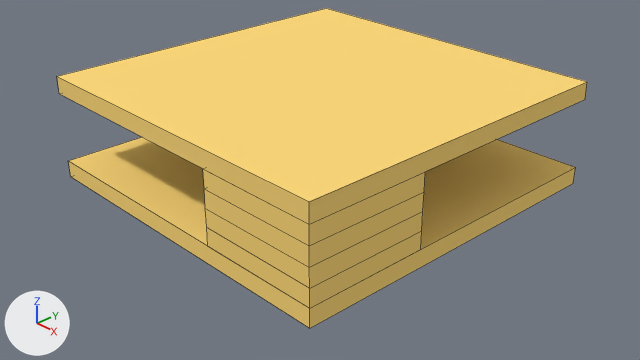
Before and after pictures for a commit that changed the Blender file Blender/210911_make_90deg_channel.blend.
Before and after are seen from the file's camera 'Camera'. Every picture has the same lights, and +X, +Y and +Z are marked at lower left. Mesh edges are drawn as thin lines.

Objects in the first picture: 'Layer_00', 'Layer_01', 'Layer_02', 'Layer_03', 'Layer_04', 'Layer_05'.
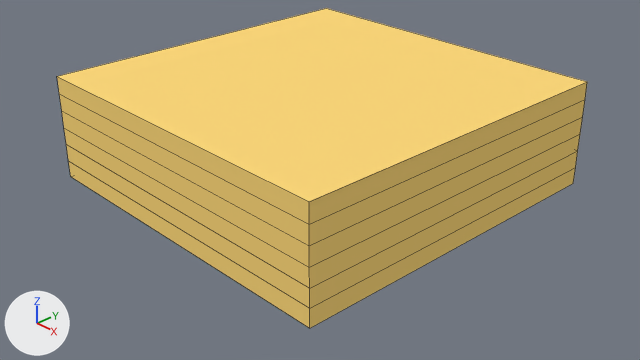
Where the newer file only moved an object's origin or applied its transform, the numbers keep the older frame.

What differs and where, as boxes [x1, y1, x2, y2] in the pictures (640 x 360 px):
'Layer_04', moved, rescaled, modifiers changed (136% wider, 96% taller): before [203, 169, 425, 246]; after [59, 94, 585, 246]
'Layer_03', moved, rescaled (136% wider, 99% taller): before [204, 189, 424, 267]; after [62, 111, 582, 267]
'Layer_02', moved, rescaled (136% wider, 99% taller): before [205, 208, 423, 288]; after [64, 128, 580, 288]
'Layer_01', moved, rescaled (138% wider, 102% taller): before [207, 228, 422, 308]; after [66, 145, 578, 308]
'Layer_00', unchanged, covered by the edit: before [69, 137, 575, 328]; after [69, 161, 575, 328]

The change in detail:
me_cube_128 has 8 vertices, 6 faces and spans x -1.75..1.75, y -1.75..1.75, z -0.25..0.25.
me_cube_128 is used by ob_layer_01; location (3.25, -3.25, 0.75).
me_cube_128 part 1: the whole mesh is scaled about its middle by (0.286, 0.286, 2).
me_cube_129 has 8 vertices, 6 faces and spans x -1.75..1.75, y -1.75..1.75, z -0.25..0.25.
me_cube_129 is used by ob_layer_02; location (3.25, -3.25, 1.25).
me_cube_129 part 2: the whole mesh is scaled about its middle by (0.286, 0.286, 2).
me_cube_130 has 8 vertices, 6 faces and spans x -1.75..1.75, y -1.75..1.75, z -0.25..0.25.
me_cube_130 is used by ob_layer_03; location (3.25, -3.25, 1.75).
me_cube_130 part 3: the whole mesh is scaled about its middle by (0.286, 0.286, 2).
me_cube_131 has 8 vertices, 6 faces and spans x -1.75..1.75, y -1.75..1.75, z -0.25..0.25.
me_cube_131 is used by ob_layer_04; location (3.25, -3.25, 2.25).
me_cube_131 part 4: the whole mesh is scaled about its middle by (0.286, 0.286, 2).
Object 'Layer_01' (ob_layer_01) moves from (3.25, -3.25, 0.75) to (0.0, 0.0, 0.75).
Object 'Layer_01' (ob_layer_01) is rescaled from (1.0, 1.0, 1.0) to (10.0, 10.0, 0.5).
Object 'Layer_02' (ob_layer_02) moves from (3.25, -3.25, 1.25) to (0.0, 0.0, 1.25).
Object 'Layer_02' (ob_layer_02) is rescaled from (1.0, 1.0, 1.0) to (10.0, 10.0, 0.5).
Object 'Layer_03' (ob_layer_03) moves from (3.25, -3.25, 1.75) to (0.0, 0.0, 1.75).
Object 'Layer_03' (ob_layer_03) is rescaled from (1.0, 1.0, 1.0) to (10.0, 10.0, 0.5).
Object 'Layer_04' (ob_layer_04) moves from (3.25, -3.25, 2.25) to (0.0, 0.0, 2.25).
Object 'Layer_04' (ob_layer_04) is rescaled from (1.0, 1.0, 1.0) to (10.0, 10.0, 0.5).
Object 'Layer_04' (ob_layer_04) gains a BOOLEAN modifier named 'BoolDifference'.
